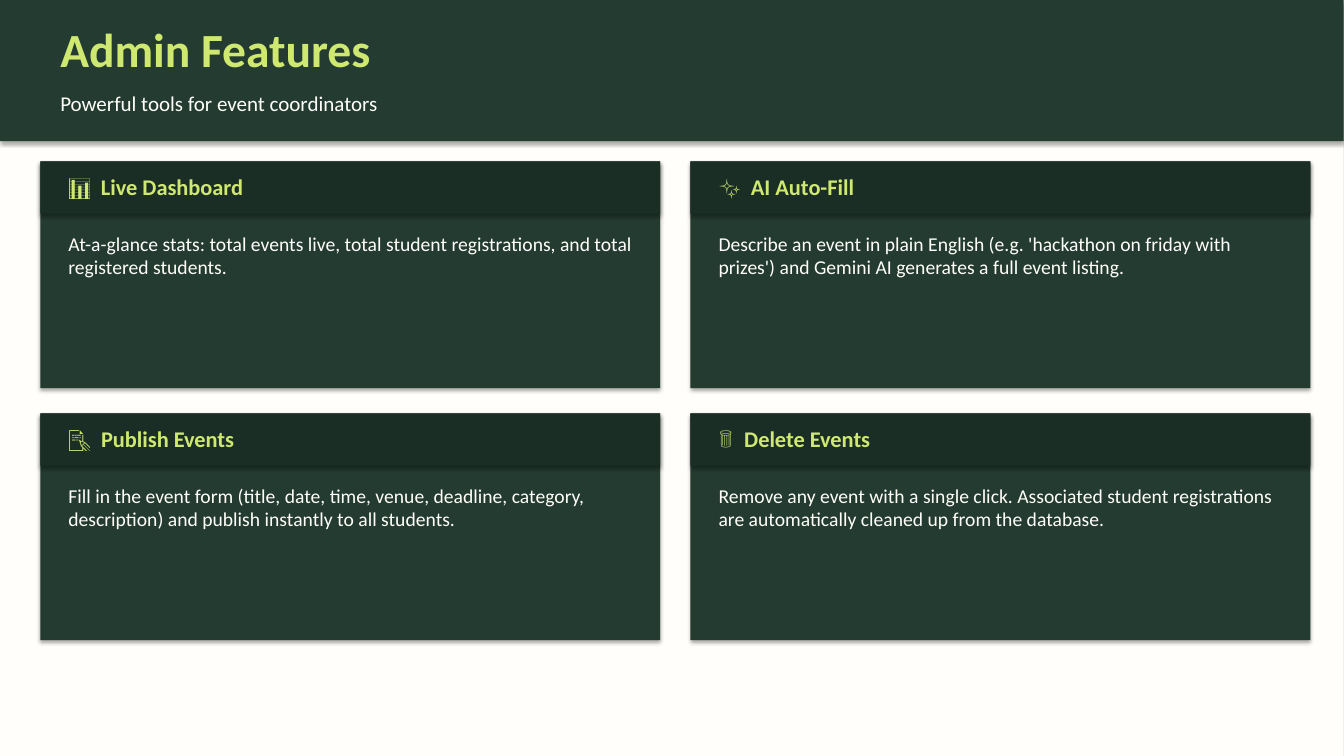
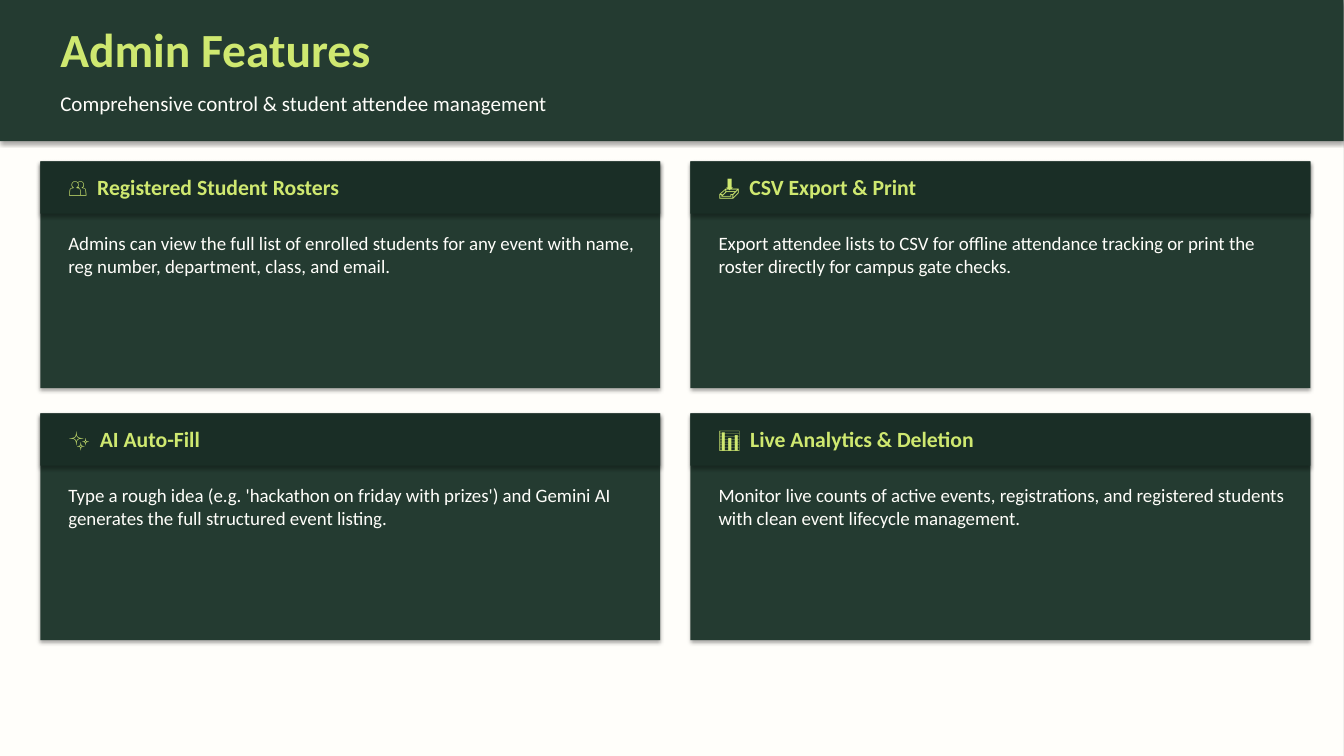
Before and after one commit to Abhi7Prajapathi/Events, a slide deck: slide 6 of CampusCircle_Presentation.pptx. Drawn at 1344x756 pixels with LibreOffice and Linux fonts; fonts in the diff are those of the drawing. Boxes give left, top, right and bottom in pixels: in the first picture for what was removed or moved away, otherwise in the second. Text is boxed around its words. In the diff, an @@ line names an element or a change of style, - is before the commit and + after.

Commit message:
feat: Admin event attendee roster view, CSV export, and updated PPT deck with Brevo & attendee features

```diff
--- a/CampusCircle_Presentation.pptx
+++ b/CampusCircle_Presentation.pptx
@@ text at [60, 96, 546, 115]: text changed @@
-Powerful tools for event coordinators
+Comprehensive control & student attendee management
@@ text at [97, 179, 339, 199]: text changed; size 16 to 15.5 pt @@
-📊 Live Dashboard
+👥 Registered Student Rosters
@@ text at [749, 180, 916, 199]: text changed; size 16 to 15.5 pt @@
-✨ AI Auto-Fill
+📥 CSV Export & Print
@@ text at [68, 237, 634, 277]: text changed; size 14 to 13.5 pt @@
-At-a-glance stats: total events live, total student registrations, and total registered students.
+Admins can view the full list of enrolled students for any event with name, reg number, department, class, and email.
@@ text at [719, 237, 1255, 277]: text changed; size 14 to 13.5 pt @@
-Describe an event in plain English (e.g. 'hackathon on friday with prizes') and Gemini AI generates a full event listing.
+Export attendee lists to CSV for offline attendance tracking or print the roster directly for campus gate checks.
@@ text at [100, 431, 200, 447]: text changed; size 16 to 15.5 pt @@
-📝 Publish Events
+✨ AI Auto-Fill
@@ text at [750, 431, 974, 451]: text changed; size 16 to 15.5 pt @@
-🗑 Delete Events
+📊 Live Analytics & Deletion
@@ text at [68, 488, 611, 529]: text changed; size 14 to 13.5 pt @@
-Fill in the event form (title, date, time, venue, deadline, category, description) and publish instantly to all students.
+Type a rough idea (e.g. 'hackathon on friday with prizes') and Gemini AI generates the full structured event listing.
@@ text at [719, 489, 1284, 529]: text changed; size 14 to 13.5 pt @@
-Remove any event with a single click. Associated student registrations are automatically cleaned up from the database.
+Monitor live counts of active events, registrations, and registered students with clean event lifecycle management.
```
Also in this commit, not shown: 10 other slides changed, 3 other files.
